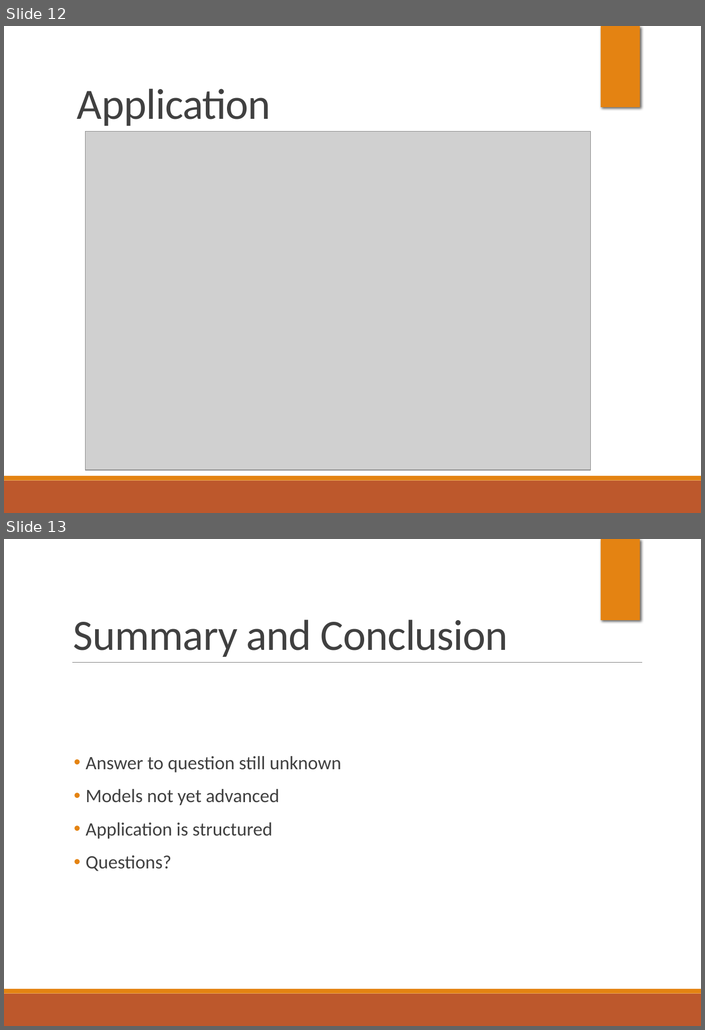
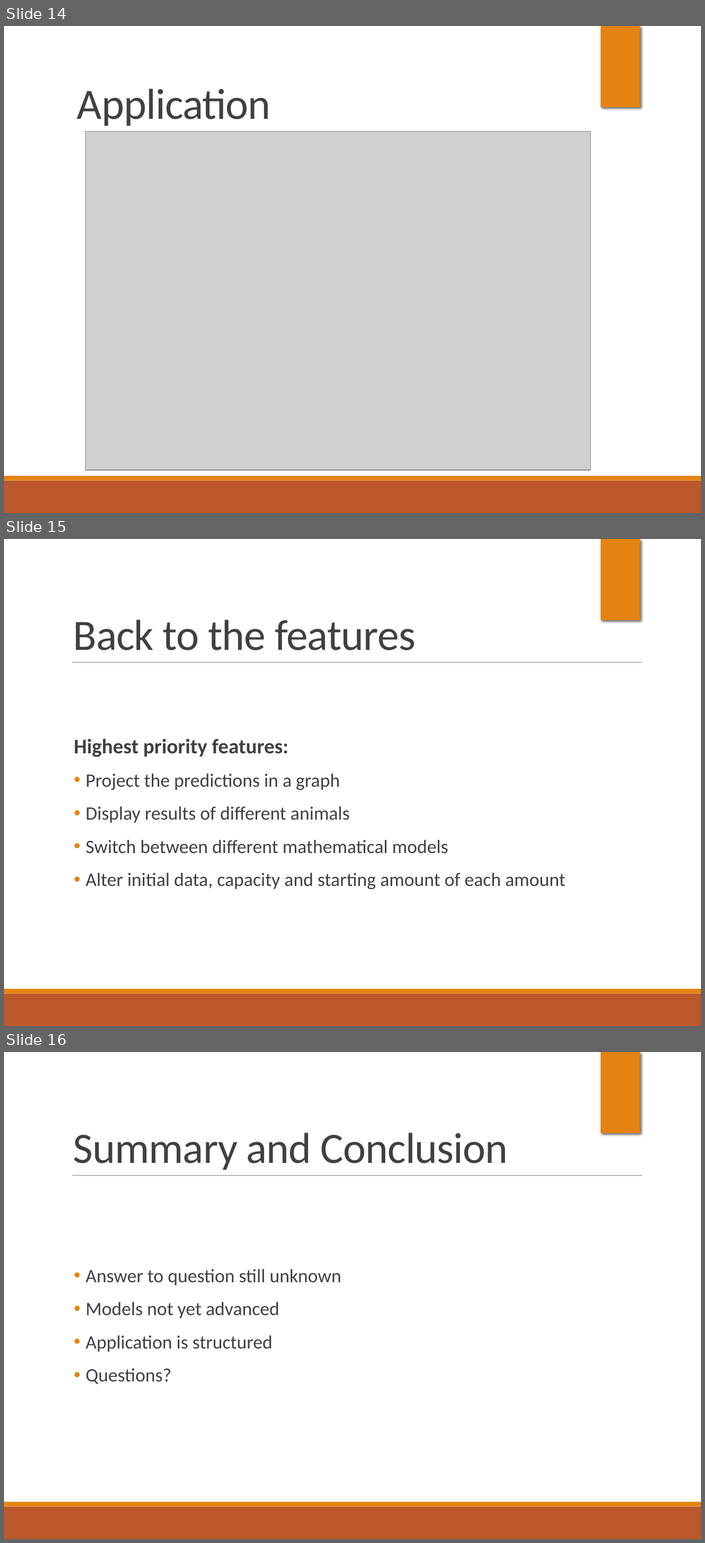
Before and after one commit to binduvr/ApplicationDevelopment, a slide deck: Paper Work/Presentation/Project Application Development 1.1.pptx. Shown one above the other, each under a label of ours: slides 12 and 13 before the commit, slides 14, 15 and 16 after it. The pictures are 705x1030 and 705x1543 pixels, drawn with LibreOffice and Linux fonts; fonts in the diff are those of the drawing; grey boxes stand for pictures; background and template pictures are left out. Boxes give left, top, right and bottom in pixels: in the first picture for what was removed or moved away, otherwise in the second. Text is boxed around its words. In the diff, an @@ line names an element or a change of style, - is before the commit and + after.

```diff
--- a/Paper Work/Presentation/Project Application Development 1.1.pptx
+++ b/Paper Work/Presentation/Project Application Development 1.1.pptx
@@ slide 15 added at (4, 539, 701, 1026), background #FFFFFF; not listed: 4 template elements that a slide beside it also shows @@
@@ title added at (73, 620, 416, 650), 48 pt, text #404040 @@
+Back to the features
@@ text added at (74, 738, 566, 889), 21 pt, text #404040 @@
+Highest priority features:
+• Project the predictions in a graph
+• Display results of different animals
+• Switch between different mathematical models
+• Alter initial data, capacity and starting amount of each amount
@@ what was slide 12 is now slide 14 @@
@@ what was slide 13 is now slide 16 @@
```
Also in this commit, not shown: 2 slides changed, 2 other slides added.
